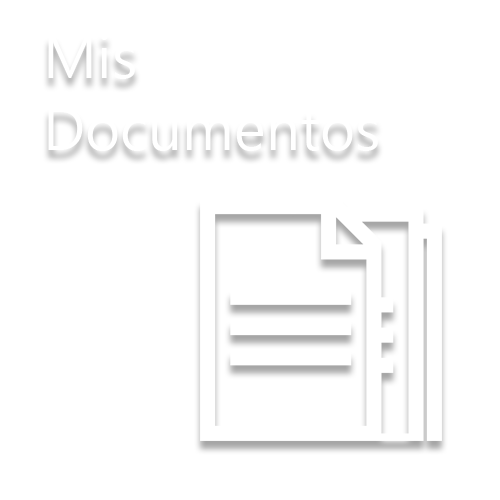
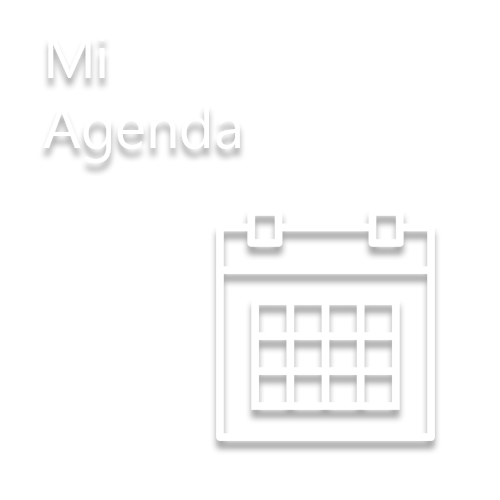
Two versions of the same layered image (500×500). Layer-by-layer changes:
added layer "Layer 4" above "Mi Agenda" over [216, 210, 435, 441]
added layer "Mi Agenda" above "Buscar Contenido" over [43, 38, 240, 163]
painted on "Layer 2" over [48, 38, 442, 441]
